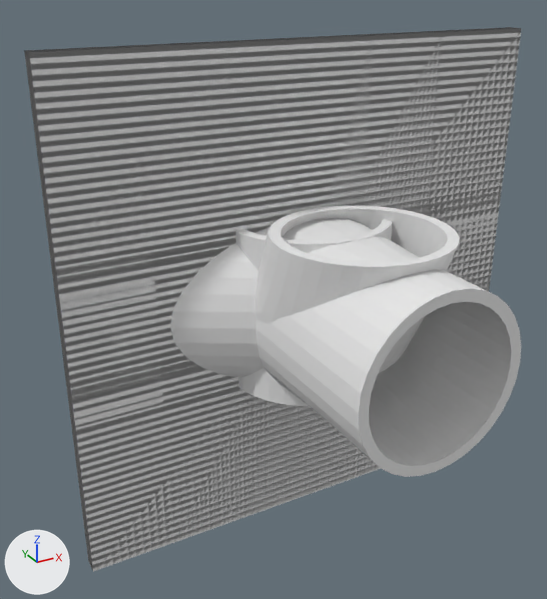
The OBJ model Assets/Models/tunnel_straight.obj: old version first, new version second.
One viewpoint serves both versions: a 50 mm camera at (-9.02, -14.73, 7.4) aimed at (-0.88, 0.06, 0.01). Every picture has the same lights, and +X, +Y and +Z are marked at lower left. Where no turn or scale is listed for an object, it has been applied to the vertices.

Before the edit, the objects in view are built like this:
```python
ob_cavern_opening_cube_004 = bpy.data.objects.new('Cavern_Opening_Cube.004', me_cavern_opening_cube_004)
ob_cavern_opening_cube_004.location = (0.0, 0.0, 0.0)
ob_tunnel_fork_cylinder_019 = bpy.data.objects.new('Tunnel_Fork_Cylinder.019', me_tunnel_fork_cylinder_019)
ob_tunnel_fork_cylinder_019.location = (0.0, 0.0, 0.0)
ob_tunnel_uturn_cylinder_007 = bpy.data.objects.new('Tunnel_UTurn_Cylinder.007', me_tunnel_uturn_cylinder_007)
ob_tunnel_uturn_cylinder_007.location = (0.0, 0.0, 0.0)
ob_wall_01cube_cube_010 = bpy.data.objects.new('Wall_01Cube_Cube.010', me_wall_01cube_cube_010)
ob_wall_01cube_cube_010.location = (0.0, 0.0, 0.0)
ob_wall_02parallelogram_long_cube_006 = bpy.data.objects.new('Wall_02Parallelogram_long_Cube.006', me_wall_02parallelogram_long_cube_006)
ob_wall_02parallelogram_long_cube_006.location = (0.0, 0.0, 0.0)
ob_wall_02parallelogram_med_cube_005 = bpy.data.objects.new('Wall_02Parallelogram_med_Cube.005', me_wall_02parallelogram_med_cube_005)
ob_wall_02parallelogram_med_cube_005.location = (0.0, 0.0, 0.0)
ob_wall_02parallelogram_short_cube_002 = bpy.data.objects.new('Wall_02Parallelogram_short_Cube.002', me_wall_02parallelogram_short_cube_002)
ob_wall_02parallelogram_short_cube_002.location = (0.0, 0.0, 0.0)
ob_wall_03pentagon_cube_003 = bpy.data.objects.new('Wall_03Pentagon_Cube.003', me_wall_03pentagon_cube_003)
ob_wall_03pentagon_cube_003.location = (0.0, 0.0, 0.0)
ob_wall_04trapezoid_cube_008 = bpy.data.objects.new('Wall_04Trapezoid_Cube.008', me_wall_04trapezoid_cube_008)
ob_wall_04trapezoid_cube_008.location = (0.0, 0.0, 0.0)
# also in view: 'Tunnel_Straight_Cylinder.011' at (0.0, 0.0, 0.0)
```
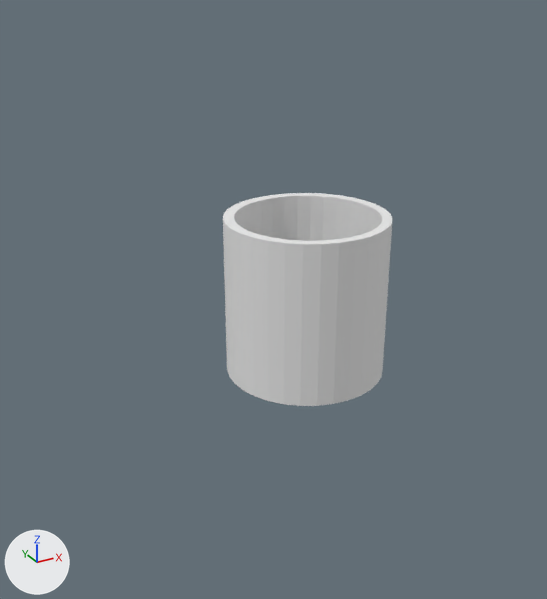
What changed in the scene script:
```text
Remove ob_cavern_opening_cube_004:
    ob_cavern_opening_cube_004 = bpy.data.objects.new('Cavern_Opening_Cube.004', me_cavern_opening_cube_004)
    ob_cavern_opening_cube_004.location = (0.0, 0.0, 0.0)
Remove ob_tunnel_fork_cylinder_019:
    ob_tunnel_fork_cylinder_019 = bpy.data.objects.new('Tunnel_Fork_Cylinder.019', me_tunnel_fork_cylinder_019)
    ob_tunnel_fork_cylinder_019.location = (0.0, 0.0, 0.0)
Remove ob_tunnel_uturn_cylinder_007:
    ob_tunnel_uturn_cylinder_007 = bpy.data.objects.new('Tunnel_UTurn_Cylinder.007', me_tunnel_uturn_cylinder_007)
    ob_tunnel_uturn_cylinder_007.location = (0.0, 0.0, 0.0)
Remove ob_wall_01cube_cube_010:
    ob_wall_01cube_cube_010 = bpy.data.objects.new('Wall_01Cube_Cube.010', me_wall_01cube_cube_010)
    ob_wall_01cube_cube_010.location = (0.0, 0.0, 0.0)
Remove ob_wall_02parallelogram_long_cube_006:
    ob_wall_02parallelogram_long_cube_006 = bpy.data.objects.new('Wall_02Parallelogram_long_Cube.006', me_wall_02parallelogram_long_cube_006)
    ob_wall_02parallelogram_long_cube_006.location = (0.0, 0.0, 0.0)
Remove ob_wall_02parallelogram_med_cube_005:
    ob_wall_02parallelogram_med_cube_005 = bpy.data.objects.new('Wall_02Parallelogram_med_Cube.005', me_wall_02parallelogram_med_cube_005)
    ob_wall_02parallelogram_med_cube_005.location = (0.0, 0.0, 0.0)
Remove ob_wall_02parallelogram_short_cube_002:
    ob_wall_02parallelogram_short_cube_002 = bpy.data.objects.new('Wall_02Parallelogram_short_Cube.002', me_wall_02parallelogram_short_cube_002)
    ob_wall_02parallelogram_short_cube_002.location = (0.0, 0.0, 0.0)
Remove ob_wall_03pentagon_cube_003:
    ob_wall_03pentagon_cube_003 = bpy.data.objects.new('Wall_03Pentagon_Cube.003', me_wall_03pentagon_cube_003)
    ob_wall_03pentagon_cube_003.location = (0.0, 0.0, 0.0)
Remove ob_wall_04trapezoid_cube_008:
    ob_wall_04trapezoid_cube_008 = bpy.data.objects.new('Wall_04Trapezoid_Cube.008', me_wall_04trapezoid_cube_008)
    ob_wall_04trapezoid_cube_008.location = (0.0, 0.0, 0.0)
```

Changed parts and their boxes [x1, y1, x2, y2] in the pictures (547 x 599 px):
'Wall_01Cube_Cube.010', deleted: before [25, 28, 521, 571]
'Tunnel_Fork_Cylinder.019', deleted: before [171, 219, 521, 477]
'Wall_02Parallelogram_long_Cube.006', deleted: before [139, 31, 443, 542]
'Cavern_Opening_Cube.004', deleted: before [24, 27, 521, 572]
'Wall_02Parallelogram_med_Cube.005', deleted: before [234, 34, 376, 517]
'Tunnel_UTurn_Cylinder.007', deleted: before [255, 206, 459, 373]
'Wall_04Trapezoid_Cube.008', deleted: before [274, 36, 354, 506]
'Wall_03Pentagon_Cube.003', deleted: before [277, 37, 353, 211]
'Wall_02Parallelogram_short_Cube.002', deleted: before [282, 38, 314, 40]
'Tunnel_Straight_Cylinder.011', unchanged, uncovered by the edit: before [236, 206, 392, 406]; after [223, 193, 393, 406]
